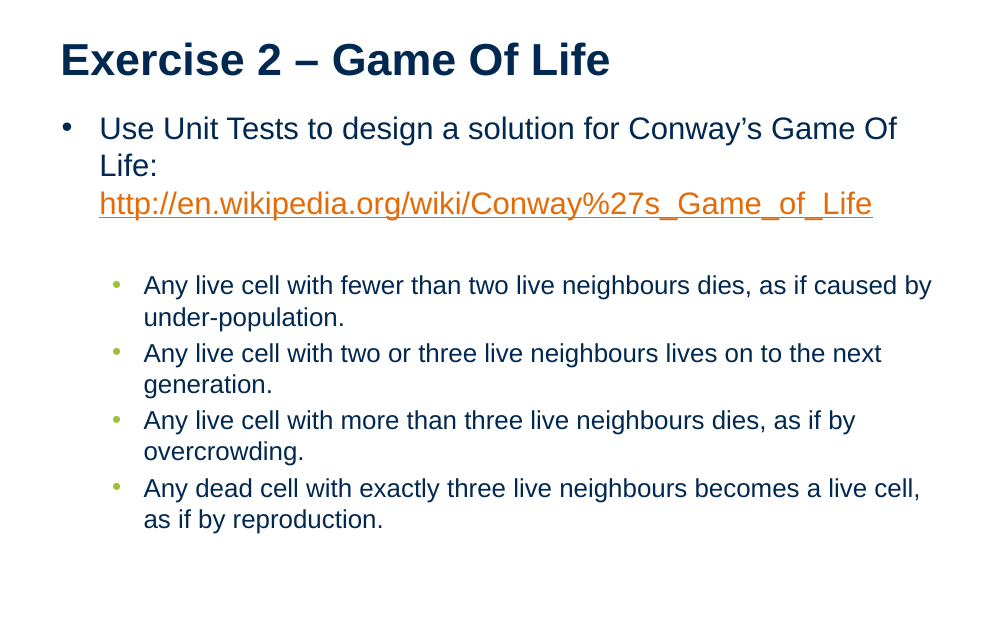
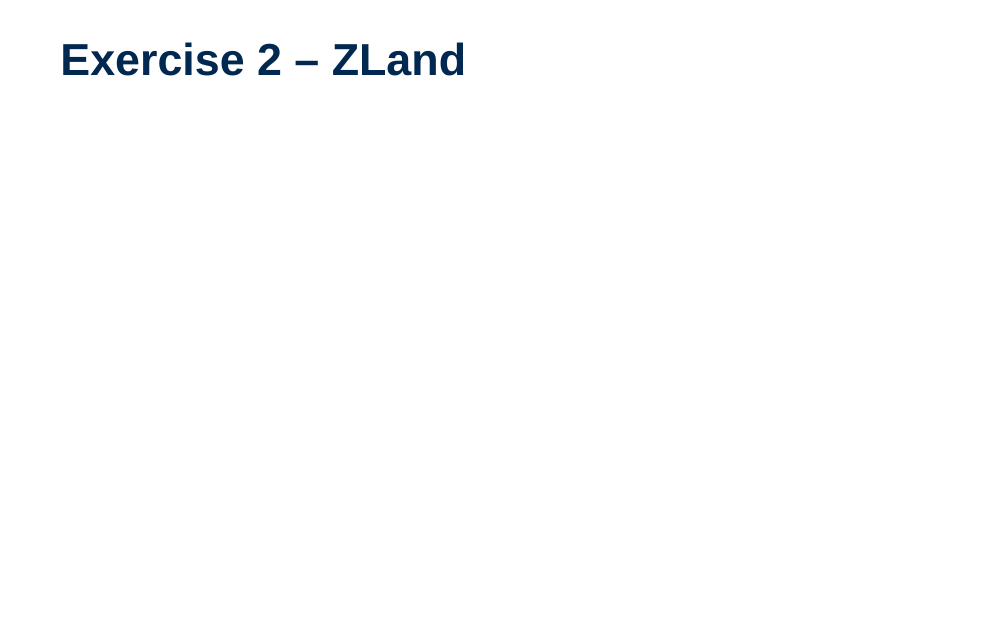
Before and after one commit to EntelectCodeDojo/Testing, a slide deck: slide 14 of CodeDojo-UnitTesting.pptx (slide 11 before the commit). Drawn at 1008x630 pixels with LibreOffice and Linux fonts; fonts in the diff are those of the drawing; background and template pictures are left out. Boxes give left, top, right and bottom in pixels: in the first picture for what was removed or moved away, otherwise in the second. Text is boxed around its words. In the diff, an @@ line names an element or a change of style, - is before the commit and + after.

Commit message:
Updating slides.

```diff
--- a/CodeDojo-UnitTesting.pptx
+++ b/CodeDojo-UnitTesting.pptx
@@ title at box(60, 42, 466, 76): text changed @@
-Exercise 2 – Game Of Life
+Exercise 2 – ZLand
@@ text removed at box(99, 116, 932, 534) @@
-• Use Unit Tests to design a solution for Conway’s Game Of Life:
-  http://en.wikipedia.org/wiki/Conway%27s_Game_of_Life
-  • Any live cell with fewer than two live neighbours dies, as if caused by under-population.
-  • Any live cell with two or three live neighbours lives on to the next generation.
-  • Any live cell with more than three live neighbours dies, as if by overcrowding.
-  • Any dead cell with exactly three live neighbours becomes a live cell, as if by reproduction.
```
Also in this commit, not shown: 3 other slides changed, 5 slides added, 2 slides removed.
